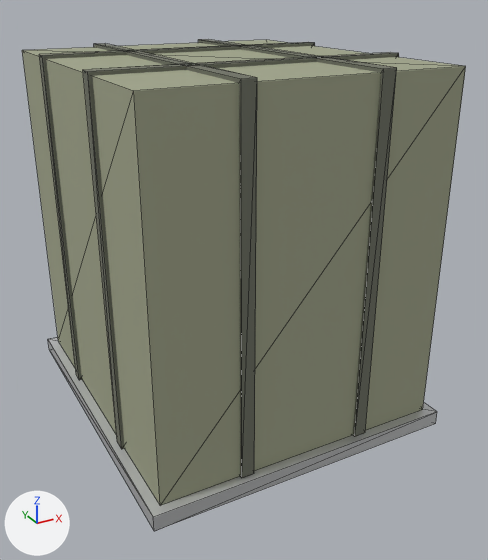
The glTF model aircraft/cdsa22/cdsa22.glb as it was, and as the next commit left it.
Before and after are seen from a 50 mm lens placed at (-1.17, -2.31, 0.94), pointed at (0.04, -0.1, -0.16). Arrows for +X, +Y and +Z are at lower left; the lights stay in place. The first picture is the older version. Mesh edges are drawn as thin lines. Where no turn or scale is listed for an object, it has been applied to the vertices. Vertices at exactly the same position are counted once.

In view in the first picture: 'cdsa22-body'.
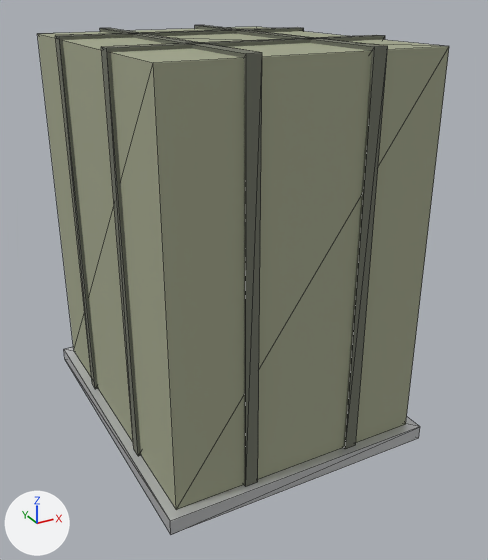
Pixel boxes (x1, y1, x2, y2) of what changed, in the pictures (488 x 560 px; the box of a moved part takes in the faces that stretch with it):
```json
{"object": "cdsa22-body", "change": "reshaped", "before": [22, 39, 466, 531], "after": [37, 25, 449, 534], "on screen": "7% narrower"}
{"part": 1, "of": "me_cdsa22", "change": "moved or reshaped", "before": [48, 337, 437, 531], "after": [64, 347, 420, 534]}
{"part": 2, "of": "me_cdsa22", "change": "moved or reshaped", "before": [22, 39, 466, 505], "after": [37, 25, 449, 510]}
```

The change, as JSON lines over the scene's bpy script:
```json
{"block": "me_cdsa22", "where": "# used by ob_cdsa22_body; location = (0.0, 0.0, 0.0)"}
{"op": "remove", "block": "me_cdsa22", "code": "me_cdsa22.from_pydata(...)  # 48 vertices, 72 faces; spans x -0.61..0.61, y -0.68..0.68, z -0.7..0.7"}
{"op": "add", "block": "me_cdsa22", "code": "me_cdsa22.from_pydata(...)  # 48 vertices, 72 faces; spans x -0.546..0.546, y -0.66..0.66, z -0.762..0.762"}
{"block": "me_cdsa22", "change": "me_cdsa22 part 1: the loose piece of 8 vertices spanning x -0.61..0.61, y -0.68..0.68, z -0.7..-0.643 is scaled about its middle by (0.895, 0.971, 1), then moved by (0.0, 0.0, -0.062)"}
{"block": "me_cdsa22", "change": "me_cdsa22 part 2: 40 of 48 vertices moved; they spanned x -0.582..0.582, y -0.652..0.652, z -0.643..0.7 and now span x -0.518..0.518, y -0.632..0.632, z -0.705..0.762; mean shift (0.0, 0.0, 0.0); largest move (0.57, -0.64, -0.643) -> (0.506, -0.62, -0.705)"}
```
